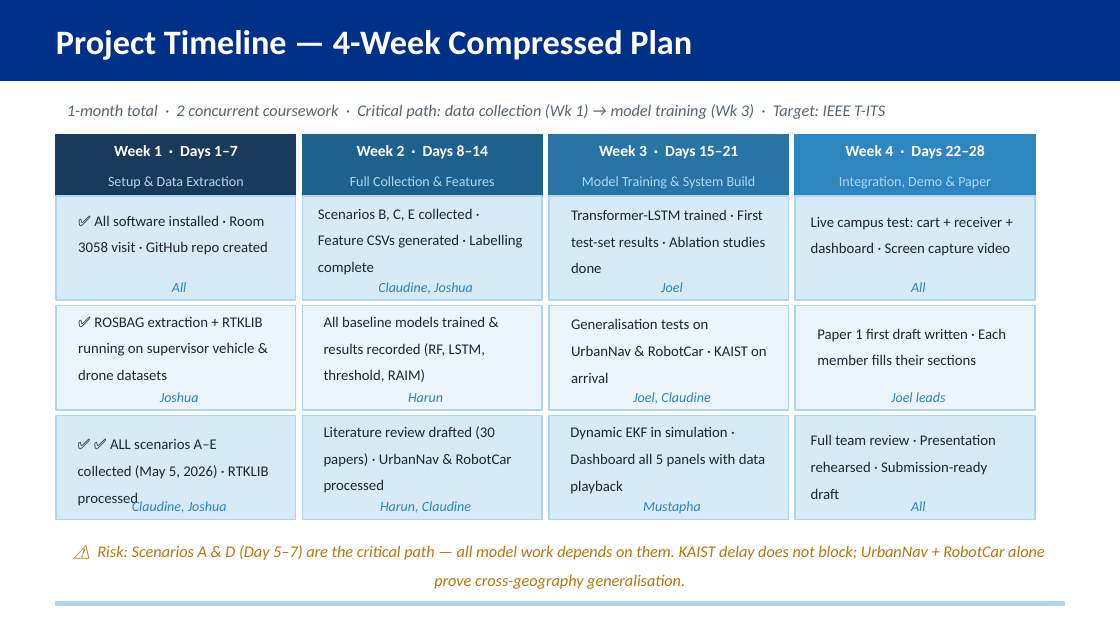
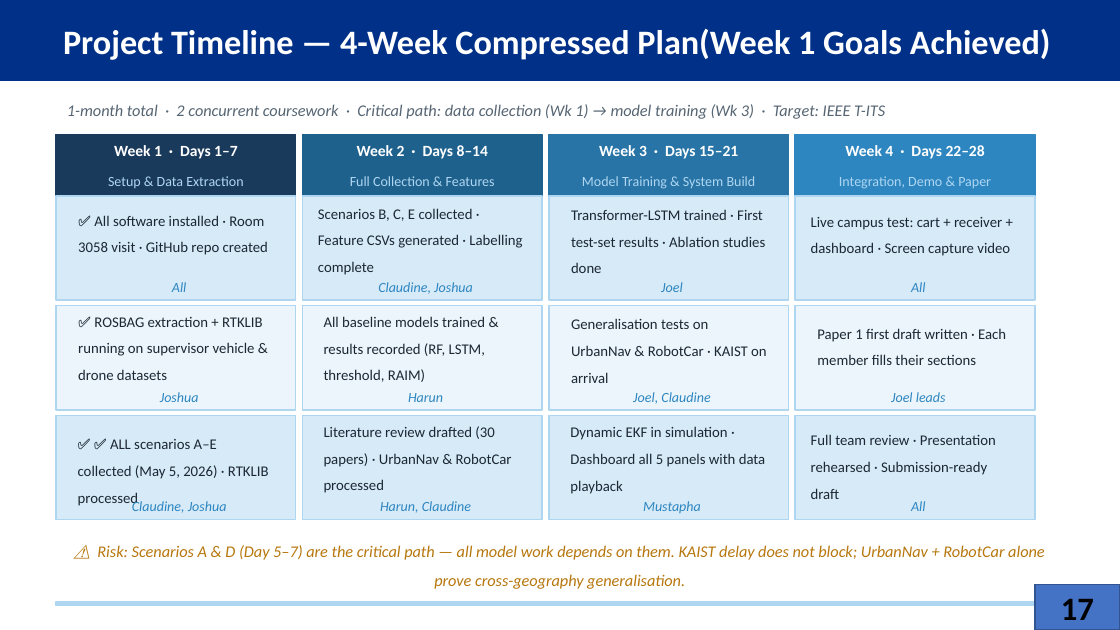
Before and after one commit to Jorshuare/AI-Based-Prediction-for-GNSS-Signal-Degradation, a slide deck: slide 17 of proposal/Presentations/GNSS_Proposal_Presentation_v2.pptx (slide 26 before the commit). Drawn at 1120x630 pixels with LibreOffice and Linux fonts; fonts in the diff are those of the drawing. Boxes give left, top, right and bottom in pixels: in the first picture for what was removed or moved away, otherwise in the second. Text is boxed around its words. In the diff, an @@ line names an element or a change of style, - is before the commit and + after.

```diff
--- a/proposal/Presentations/GNSS_Proposal_Presentation_v2.pptx
+++ b/proposal/Presentations/GNSS_Proposal_Presentation_v2.pptx
@@ text at box(63, 28, 1051, 60): text changed @@
-Project Timeline — 4-Week Compressed Plan
+Project Timeline — 4-Week Compressed Plan(Week 1 Goals Achieved)
@@ rectangle added at box(1035, 585, 1120, 629), fill #4472C4, outline #325491 1 pt, 21 pt, text #000000, bold @@
+17
```
Also in this commit, not shown: 10 other slides changed, 7 slides added, 15 slides removed.
